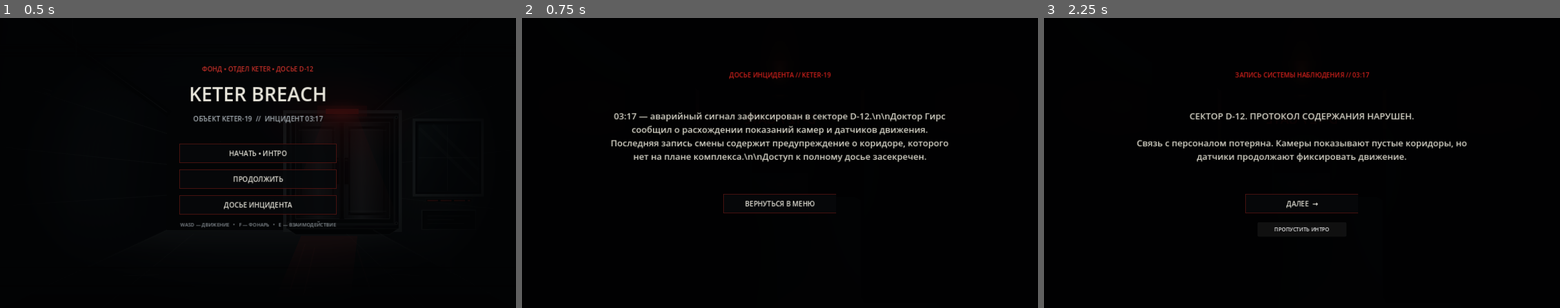
Above: before the commit, frames 1-3 (left to right).
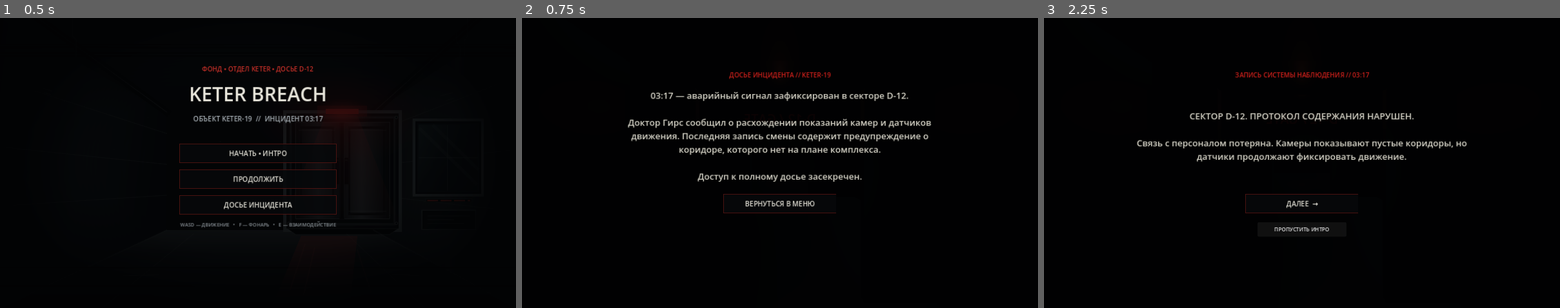
Above: after the commit, the same moments.

Repository: Keter-Breach/keter-breach.ru
Game: Godot game, scene res://scenes/main.tscn
Same seed, same stepped clock (60 frames per second), same inputs: the game is played once before the commit and once after it.
Inputs:
- Up to frame 1 (0.5 s): no input
- Up to frame 2 (0.75 s): click "ДОСЬЕ ИНЦИДЕНТА" at 0.5 s
- Up to frame 3 (2.25 s): click "ВЕРНУТЬСЯ В МЕНЮ" at 1.25 s; click "НАЧАТЬ • ИНТРО" at 2 s

Frame 1 is identical in both runs. In frame 2, 6.3% of the frame differs, in the area x 17-83%, y 25-57%; in frame 3, nothing differs.

Commit message:
Fix dossier text line breaks

Diff:
--- a/godot-prototype/scripts/main.gd
+++ b/godot-prototype/scripts/main.gd
@@ -590,7 +590,7 @@
 	var button := intro_root.find_child("IntroContinue", true, false) as Button
 	var skip_button := intro_root.find_child("IntroSkip", true, false) as Button
 	header.text = "ДОСЬЕ ИНЦИДЕНТА // KETER-19"
-	text_label.text = "03:17 — аварийный сигнал зафиксирован в секторе D-12.\\n\\nДоктор Гирс сообщил о расхождении показаний камер и датчиков движения. Последняя запись смены содержит предупреждение о коридоре, которого нет на плане комплекса.\\n\\nДоступ к полному досье засекречен."
+	text_label.text = "03:17 — аварийный сигнал зафиксирован в секторе D-12.\n\nДоктор Гирс сообщил о расхождении показаний камер и датчиков движения. Последняя запись смены содержит предупреждение о коридоре, которого нет на плане комплекса.\n\nДоступ к полному досье засекречен."
 	button.text = "ВЕРНУТЬСЯ В МЕНЮ"
 	for connection in button.pressed.get_connections():
 		button.pressed.disconnect(connection.callable)
